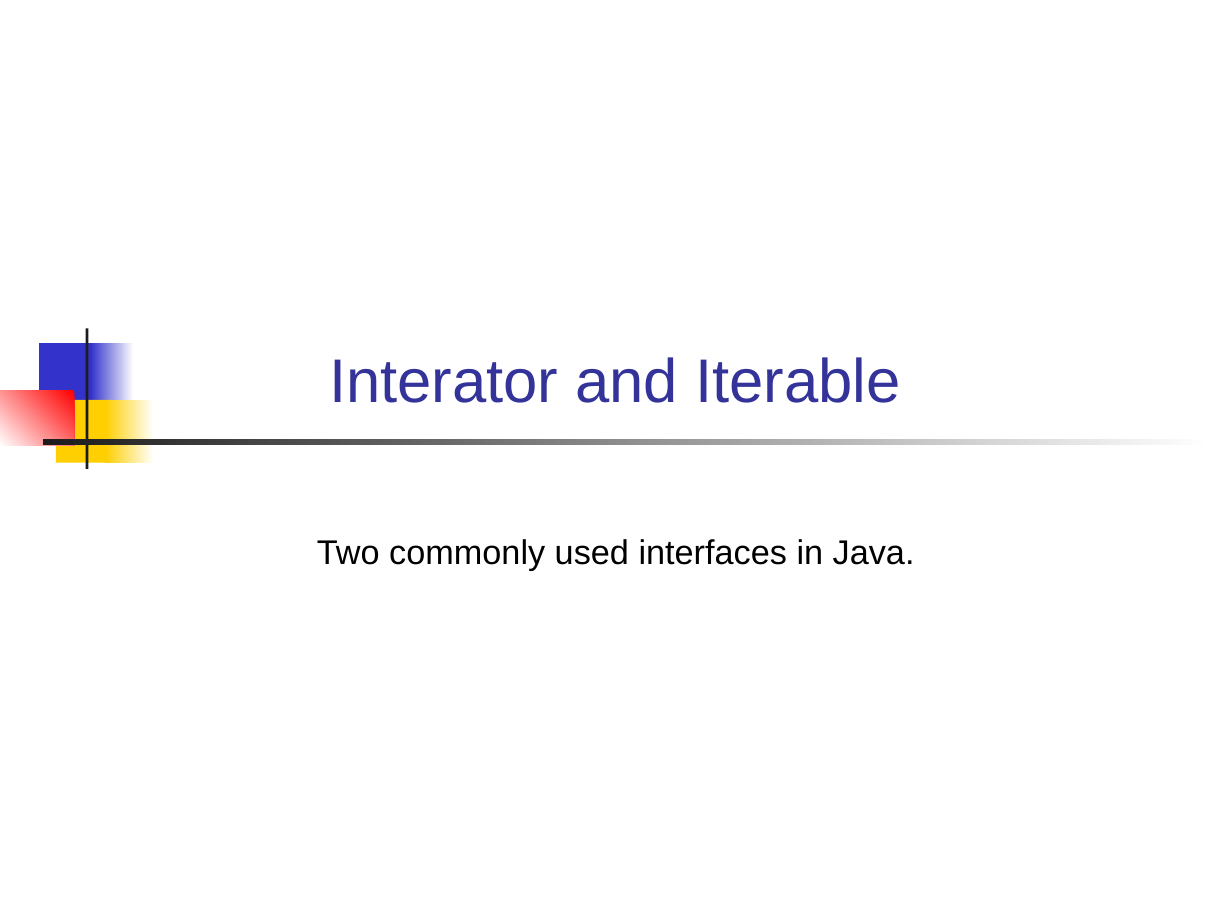
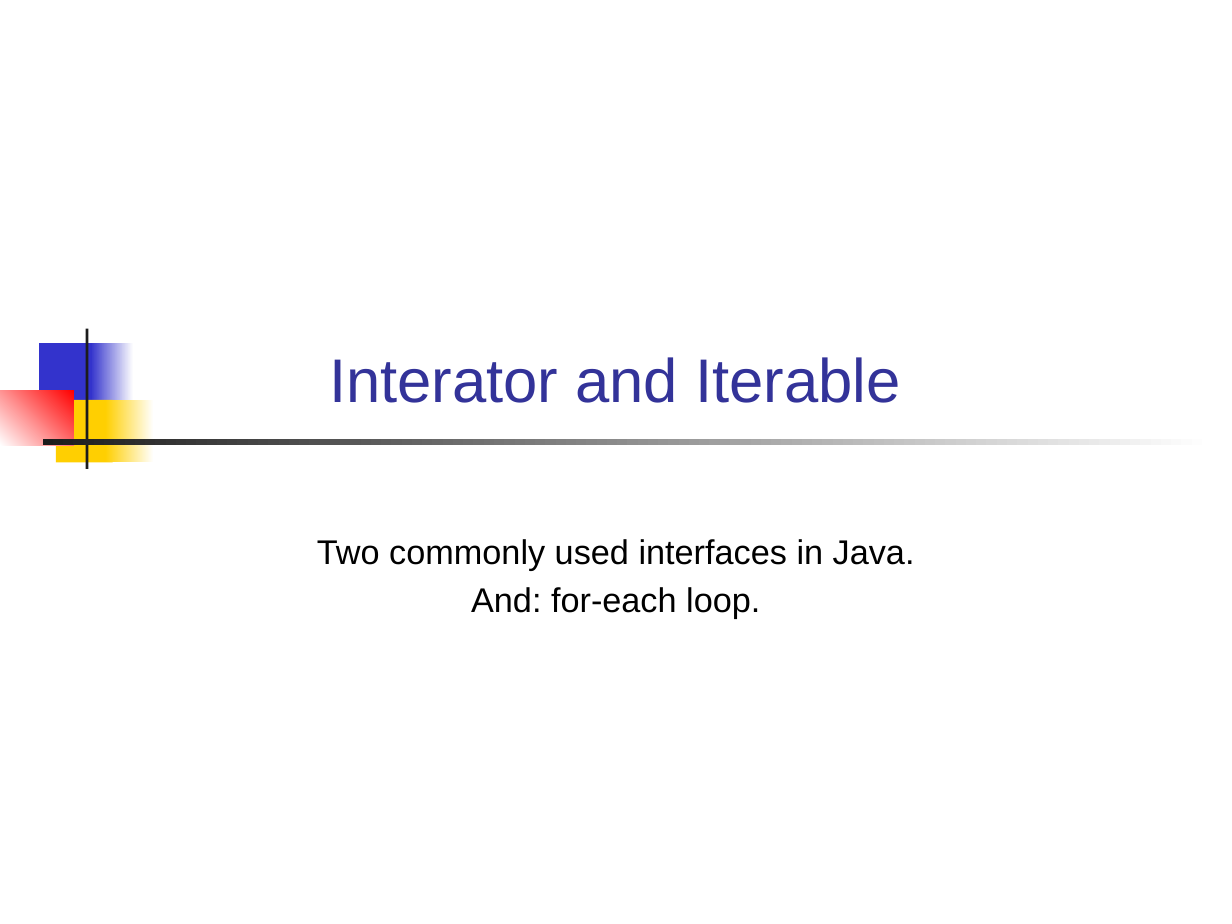
Before and after one commit to skeoop/skeoop.github.io, a slide deck: slide 1 of week3/Iterators.ppt. Drawn at 1232x924 pixels with LibreOffice and Linux fonts; fonts in the diff are those of the drawing. Boxes give left, top, right and bottom in pixels: in the first picture for what was removed or moved away, otherwise in the second. Text is boxed around its words. In the diff, an @@ line names an element or a change of style, - is before the commit and + after.

```diff
--- a/week3/Iterators.ppt
+++ b/week3/Iterators.ppt
@@ subtitle at bbox=[471, 587, 760, 618]: paragraph added @@
+And: for-each loop.
```
Also in this commit, not shown: 3 other slides changed, 10 other files.
